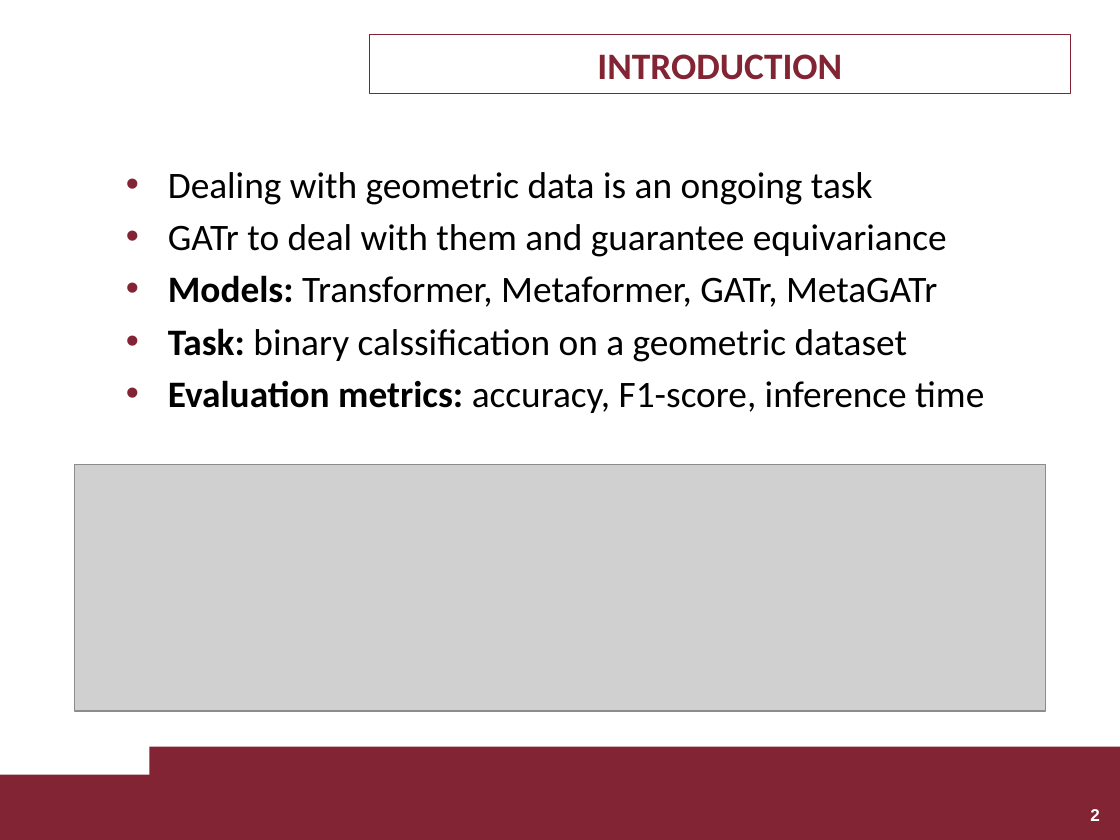
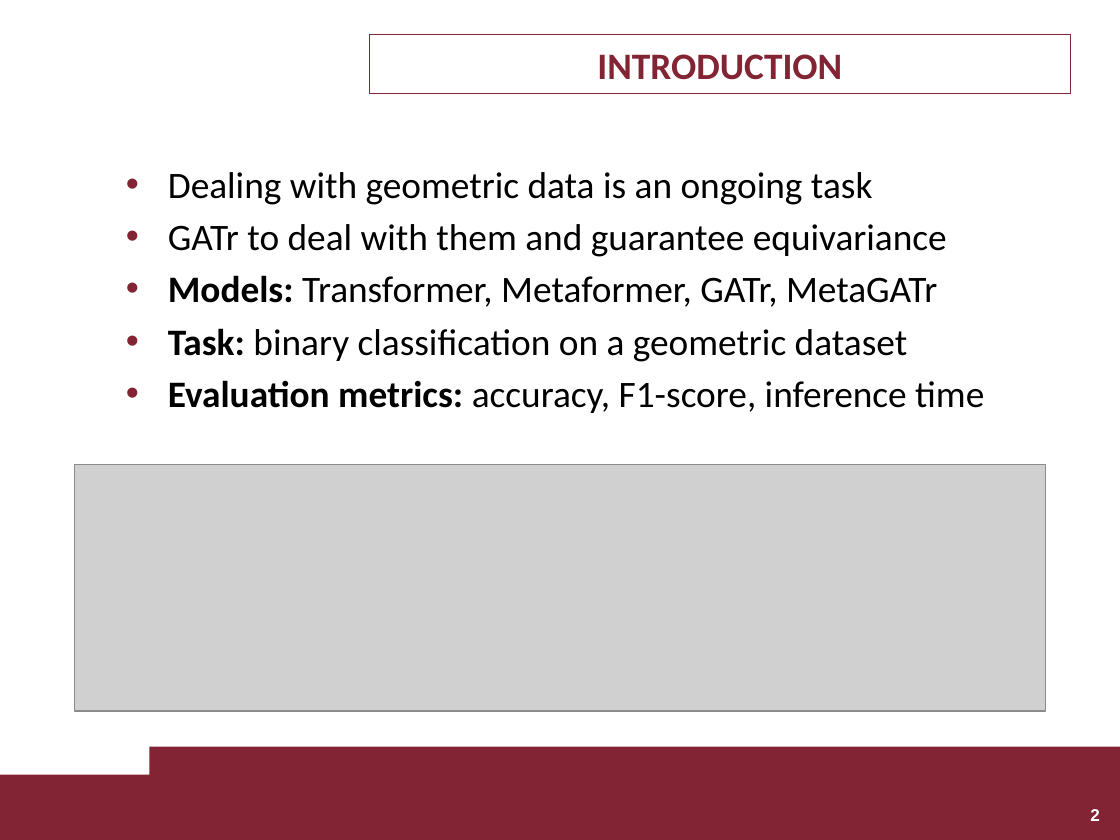
Before and after one commit to LorCir28/Geometric_Algebra_Transformer, a slide deck: slide 2 of presentation/1884561_1895955_1882789_presentation.pptx. Drawn at 1120x840 pixels with LibreOffice and Linux fonts; fonts in the diff are those of the drawing; grey boxes stand for pictures; background and template pictures are left out. Boxes give left, top, right and bottom in pixels: in the first picture for what was removed or moved away, otherwise in the second. Text is boxed around its words. In the diff, an @@ line names an element or a change of style, - is before the commit and + after.

Commit message:
presentation typo introduction slide corrected

```diff
--- a/presentation/1884561_1895955_1882789_presentation.pptx
+++ b/presentation/1884561_1895955_1882789_presentation.pptx
@@ text at (168,328,908,362): text changed @@
-• Task: binary calssification on a geometric dataset
+• Task: binary classification on a geometric dataset
```
